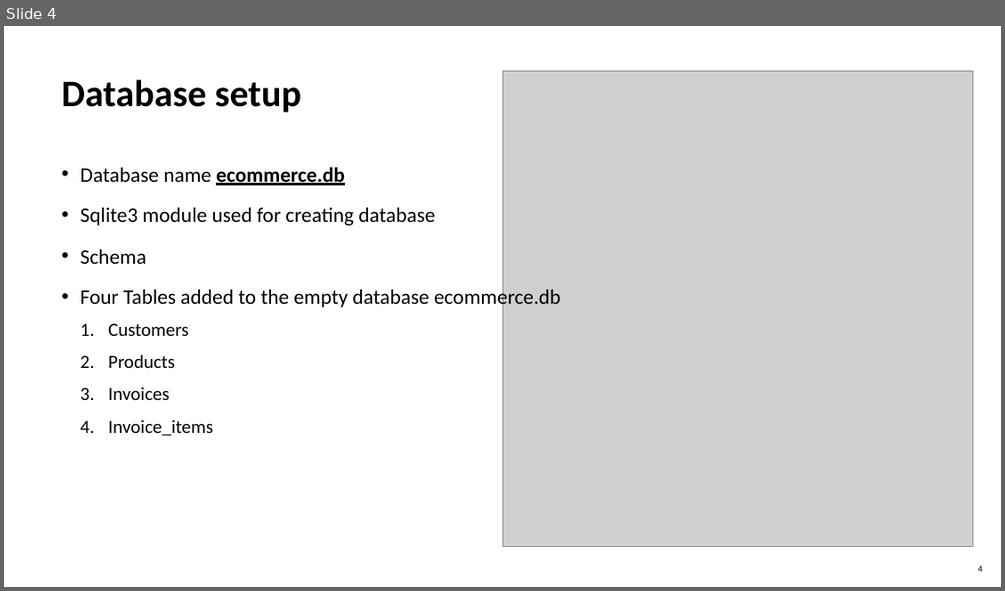
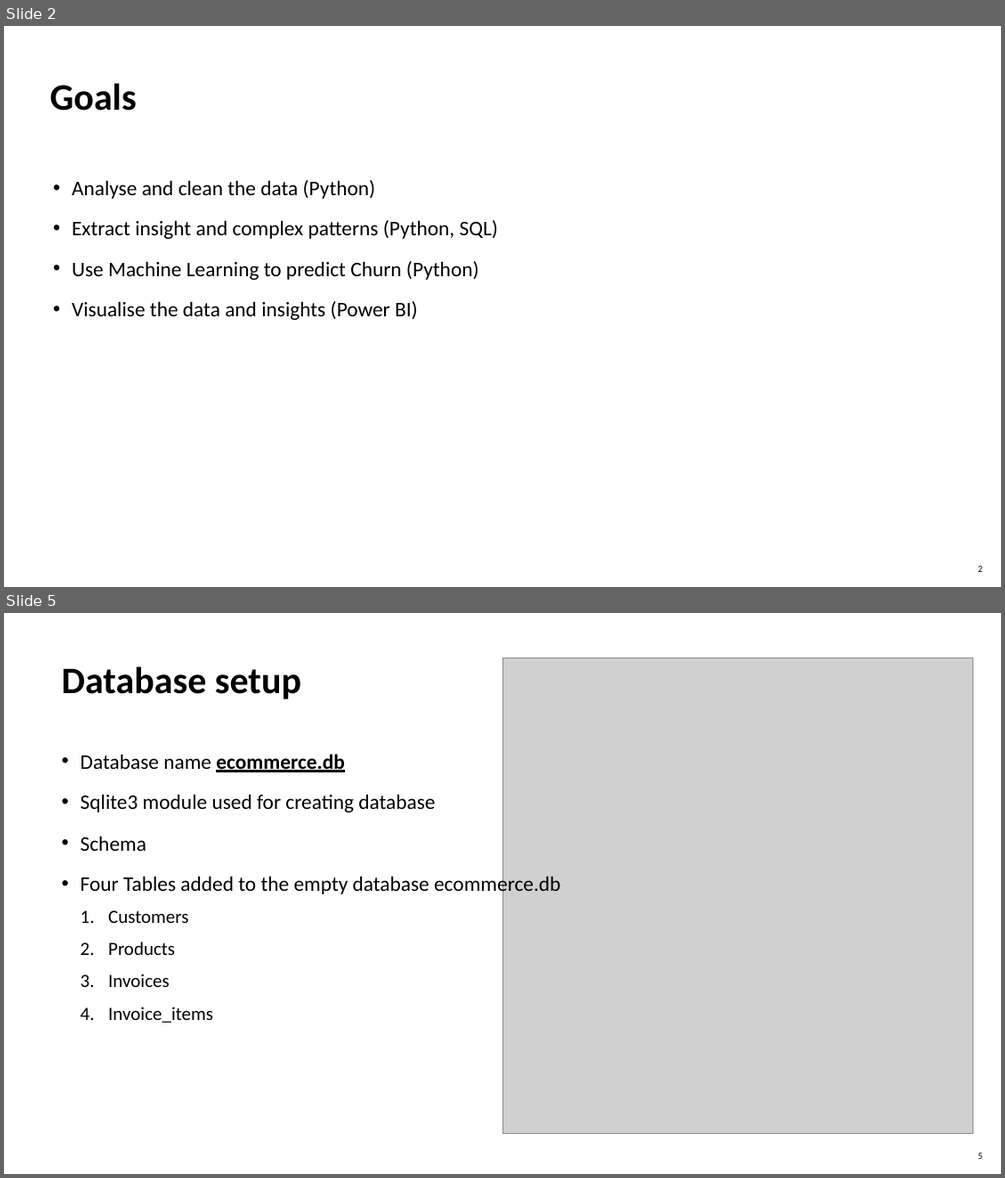
Before and after one commit to MuhammadAbbas99/data_osaaja_harjoittelu, a slide deck: myyntidata_analyysi_07.04.pptx. Shown one above the other, each under a label of ours: slide 4 before the commit, slides 2 and 5 after it; the slides between them are not shown. The pictures are 1005x591 and 1005x1178 pixels, drawn with LibreOffice and Linux fonts; fonts in the diff are those of the drawing; grey boxes stand for pictures. Boxes give left, top, right and bottom in pixels: in the first picture for what was removed or moved away, otherwise in the second. Text is boxed around its words. In the diff, an @@ line names an element or a change of style, - is before the commit and + after.

```diff
--- a/myyntidata_analyysi_07.04.pptx
+++ b/myyntidata_analyysi_07.04.pptx
@@ slide 2 added at [4,26,1001,587], background #FFFFFF @@
@@ title added at [50,83,137,111], 36 pt, text #000000, bold @@
+Goals
@@ text added at [72,180,498,320], 20 pt, text #000000 @@
+• Analyse and clean the data (Python)
+• Extract insight and complex patterns (Python, SQL)
+• Use Machine Learning to predict Churn (Python)
+• Visualise the data and insights (Power BI)
@@ page number added at [978,565,982,572], 9 pt, text #000000 @@
+2
@@ what was slide 4 is now slide 5 @@
@@ page number at [978,1152,982,1159]: text changed @@
-4
+5
```
Also in this commit, not shown: 3 slides changed.
